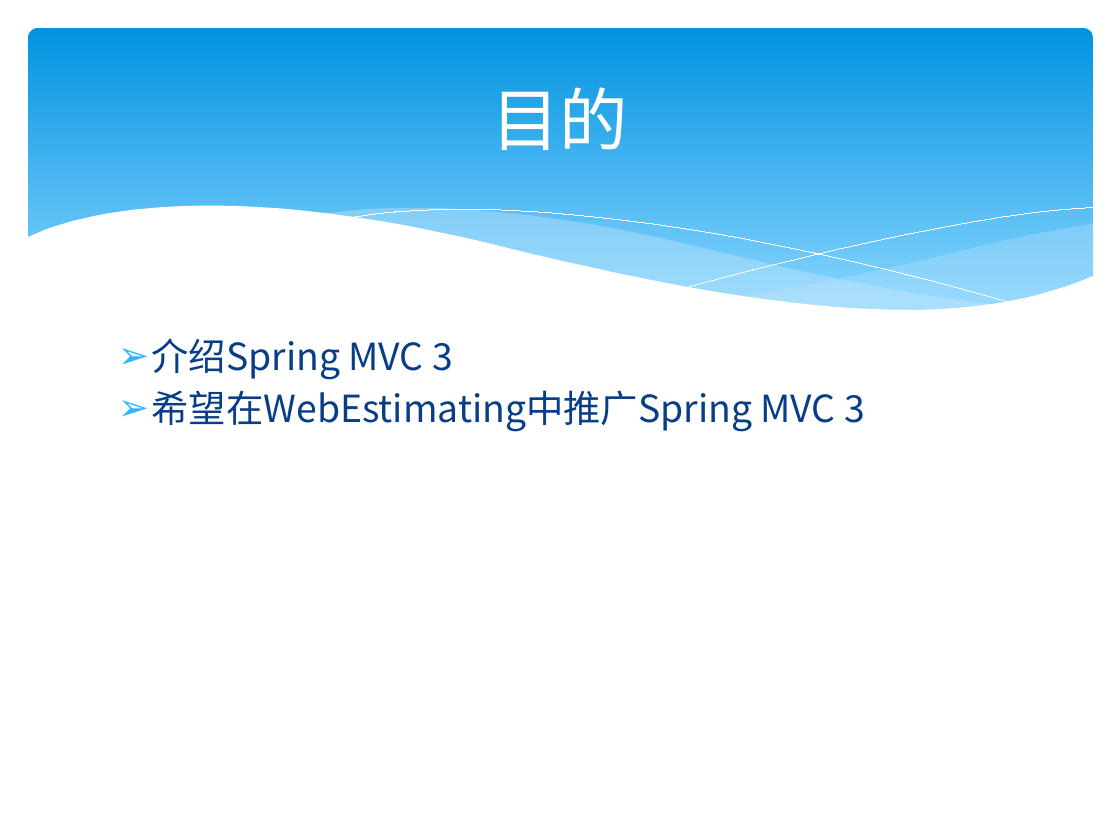
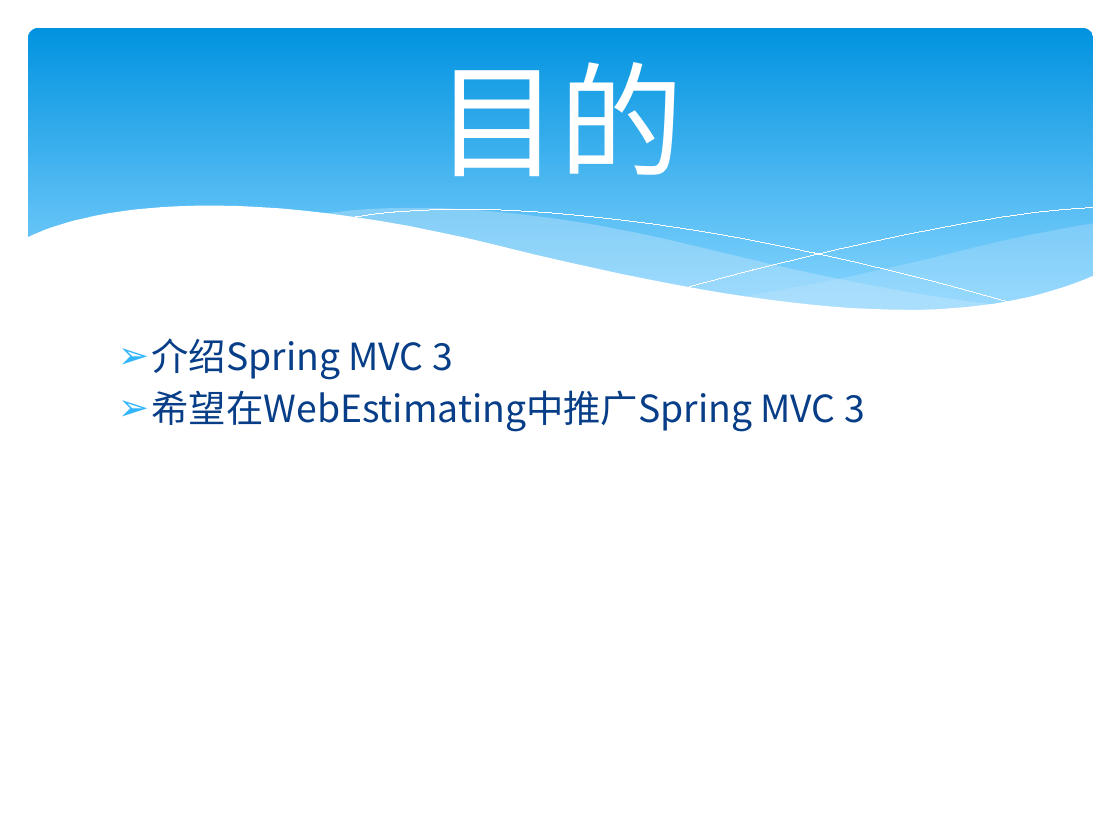
Before and after one commit to zjumty/spring-mvc-showcase, a slide deck: slide 2 of SpringMVC3.pptx. Drawn at 1120x840 pixels with LibreOffice and Linux fonts; fonts in the diff are those of the drawing. Boxes give left, top, right and bottom in pixels: in the first picture for what was removed or moved away, otherwise in the second. Text is boxed around its words. In the diff, an @@ line names an element or a change of style, - is before the commit and + after.

Commit message:
add  1 slide

```diff
--- a/SpringMVC3.pptx
+++ b/SpringMVC3.pptx
@@ title "目的" at [435, 42, 684, 177]: size 44 to 80 pt, font Noto Sans CJK SC to Arial @@
```
Also in this commit, not shown: 2 slides added.
